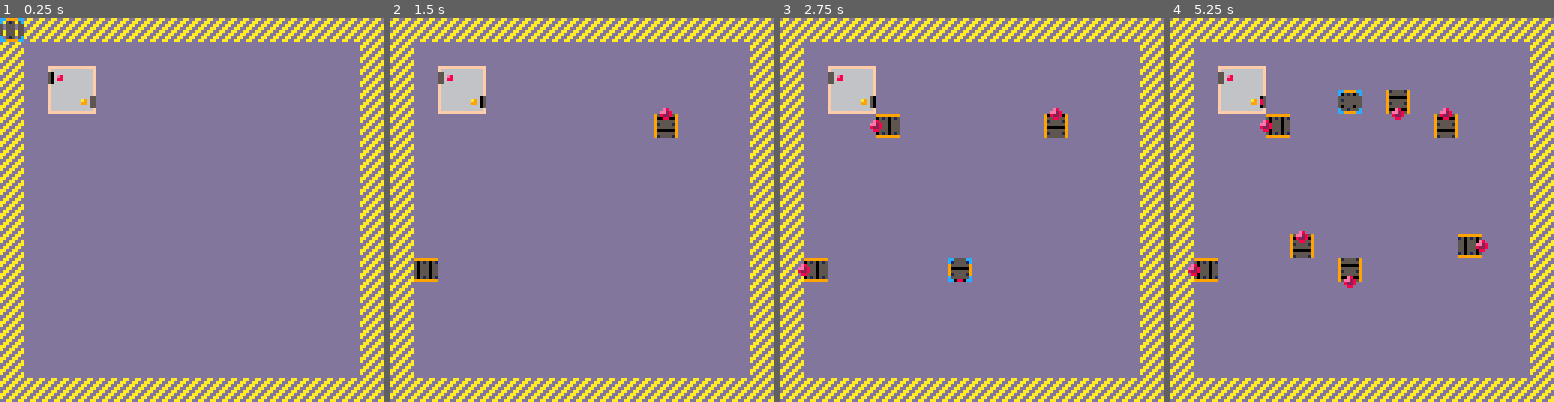
Above: before the commit, frames 1-4 (left to right).
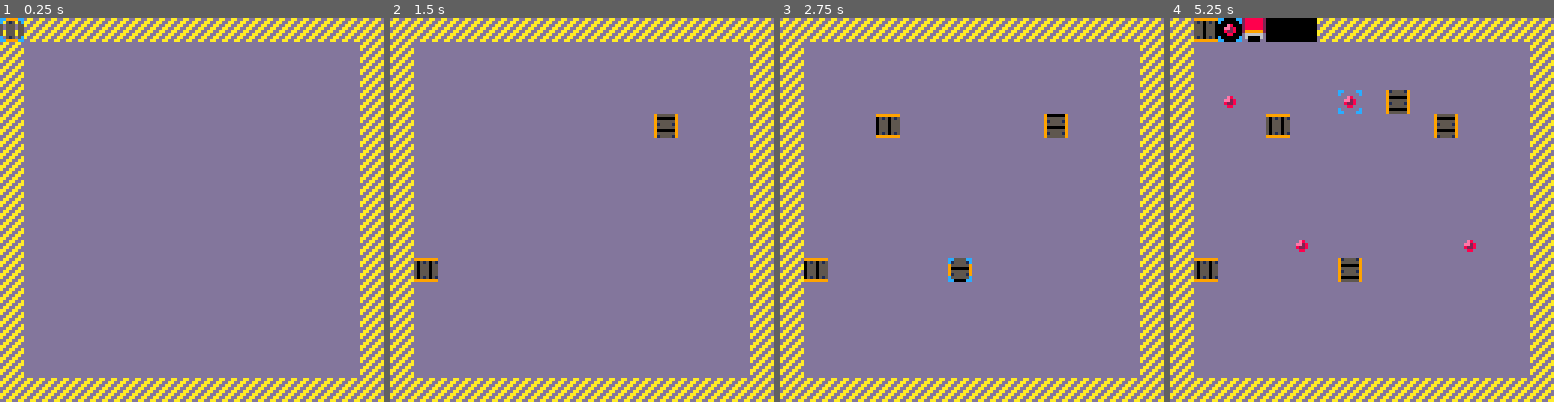
Above: after the commit, the same moments.

Repository: nornagon/the-last-gem
Game: PICO-8 cartridge pwr.p8
Two runs of this game, one before a commit and one after it. Both use one fixed random seed, a clock stepped at 60 frames per second and the inputs below.
Inputs (mouse positions are in pixels of both pictures, inside the frame that each line leads up to):
- Up to frame 1 (0.25 s): no input
- Up to frame 2 (1.5 s): tap X (X key) at 0.33, 1.07 s; click (670, 121) at 0.67 s; tap O (Z key) at 0.7 s; click (436, 267) at 1.22 s
- Up to frame 3 (2.75 s): hold Right 1.6-2.1 s; tap O (Z key) at 1.7, 2.1, 2.5 s; click (887, 114) at 1.77 s; tap X (X key) at 1.85 s; hold Up 2.15-2.42 s; click (952, 259) at 2.32 s; hold Right from 2.47 s (still down)
- Up to frame 4 (5.25 s): click (1404, 106) at 2.87 s; tap O (Z key) every 0.4 s from 2.9 to 4.9 s; tap X (X key) at 2.97, 4.08, 5.2 s; release Right at 3.03 s; hold Left 3.08-3.58 s; click (1465, 256) at 3.42 s; hold Down 3.63-3.97 s; click (1231, 102) at 3.97 s; hold Right 4.02-4.68 s; click (1292, 248) at 4.52 s; hold Up 4.73-5.03 s; click (1354, 94) at 5.07 s; hold Left from 5.08 s (still down)

The runs differ from the first frame. In frame 1, 1.6% of the frame differs, in the area x 12-25%, y 12-25%; in frame 2, 1.6%; in frame 3, 1.8%; in frame 4, 5.1%, in the area x 4-83%, y 0-71%.

Commit message:
menu, 2nd building type

Diff:
--- a/pwr.p8
+++ b/pwr.p8
@@ -4,18 +4,31 @@
 width=16
 height=16
 ruby=7
-topaz=8
+topaz=9
+beryl=10
 bldg_types={
-  ruby_to_topaz={
+  {
     belts={{2,0},
            {0,2}},
     tiles={{{100,16+ruby},{92}},
            {{124},{68,16+topaz}}},
     collectors={{x=0,y=0,t=ruby}},
     depositors={{x=1,y=1,t=topaz}},
-    recipe={i={[ruby]=2},o={[topaz]=1}}
+    recipe={i={[ruby]=2},o={[topaz]=1}},
+    cost=100
+  },
+  {
+    belts={{1,0,0,2+0xc}},
+    tiles={{{82,16+topaz},{93},{93},{114,16+beryl}}},
+    collectors={{x=0,y=0,t=topaz}},
+    depositors={{x=3,y=0,t=beryl}},
+    recipe={i={[topaz]=1},o={[beryl]=1}},
+    cost=100
   }
 }
+
+menu={2,ruby,37}
+
 -- 0 1 2 3
 -- r u l d
 function _init()
@@ -34,9 +47,9 @@
   bldgs={} -- {x,y,type,inv}
 
   poke(0x5f2d, 1) -- enable mouse
-  mouse_wasdown=0
   mouse_rot=0
-  place_bldg(bldg_types.ruby_to_topaz, 3, 3)
+  tool=1
+  sel_bldg=1
 end
 
 function place_bldg(bt, x, y)
@@ -150,12 +163,38 @@
   mouse_tx = flr(mouse_x/8)
   mouse_ty = flr(mouse_y/8)
   if mouse_btn != 0 then
-    place_belt(mouse_rot, mouse_tx+1, mouse_ty+1)
-  end
-  mouse_wasdown=mouse_btn
+    if tool == 1 then
+      place_belt(mouse_rot, mouse_tx+1, mouse_ty+1)
+    elseif tool == 2 then
+      item[mouse_tx+1][mouse_ty+1] = {ruby, 3}
+    elseif tool == 3 then
+      place_bldg(bldg_types[sel_bldg], mouse_tx+1, mouse_ty+1)
+    end
+  end
+
+  if btn(5) then
+    -- menu showing
+    if btnp(0) then
+      tool -= 1
+      if (tool < 1) tool = #menu
+    end
+    if btnp(1) then
+      tool += 1
+      if (tool > #menu) tool = 1
+    end
+    if tool==3 then
+      if btnp(2) then
+        sel_bldg -= 1
+        if sel_bldg < 1 then sel_bldg = #bldg_types end
+      end
+      if btnp(3) then
+        sel_bldg += 1
+        if sel_bldg > #bldg_types then sel_bldg = 1 end
+      end
+    end
+  end
 
   if (btnp(5)) mouse_rot = (mouse_rot + 1) % 4
-  if (btnp(4)) item[mouse_tx+1][mouse_ty+1] = {ruby, 3}
 
   if t%4 == 0 then
     for x=1,width do
@@ -197,7 +236,6 @@
           if it[1] == c.t and b.inv[c.t] < b.type.recipe.i[c.t] then
             b.inv[c.t] += 1
           end
-          -- pick up item
           it[1] = nil
           it[2] = nil
         end
@@ -293,10 +331,52 @@
   end
 
   if t%11 > 2 then
-    draw_belt(shl(mouse_rot, 2)+((mouse_rot+2)%4), mouse_tx*8, mouse_ty*8)
+    if tool == 1 then
+      draw_belt(shl(mouse_rot, 2)+((mouse_rot+2)%4), mouse_tx*8, mouse_ty*8)
+    elseif tool == 2 then
+      spr(ruby, mouse_tx*8, mouse_ty*8)
+    end
     spr(5, mouse_tx*8, mouse_ty*8)
   end
 
+  if btn(5) then
+    rectfill(8,0,48,7,0)
+    for i=1,#menu do
+      it=menu[i]
+      spr(it,i*8,0)
+      if i==tool then
+        spr(5,i*8,0)
+      end
+    end
+    if tool==3 then
+      rectfill(24,8,79,64)
+      for i=1,#bldg_types do
+        local bt=bldg_types[i]
+        local rcp=bt.recipe
+        local x=0
+        for it,c in pairs(rcp.i) do
+          for j=1,c do
+            spr(it, 40-4-(x+j)*3, i*8)
+          end
+          x += c
+        end
+        spr(39, 40, i*8)
+        x=0
+        for it,c in pairs(rcp.o) do
+          for j=1,c do
+            spr(it, 48-4+(x+j)*3, i*8)
+          end
+          x += c
+        end
+        print("$", 64, i*8+1, 10)
+        print(bt.cost, 68, i*8+1, 7)
+        if i==sel_bldg then
+          spr(21, 24, i*8)
+          spr(22, 72, i*8)
+        end
+      end
+    end
+  end
 end
 
 
Not shown, changed: 28 lines of the sprite sheet (__gfx__) section of pwr.p8
